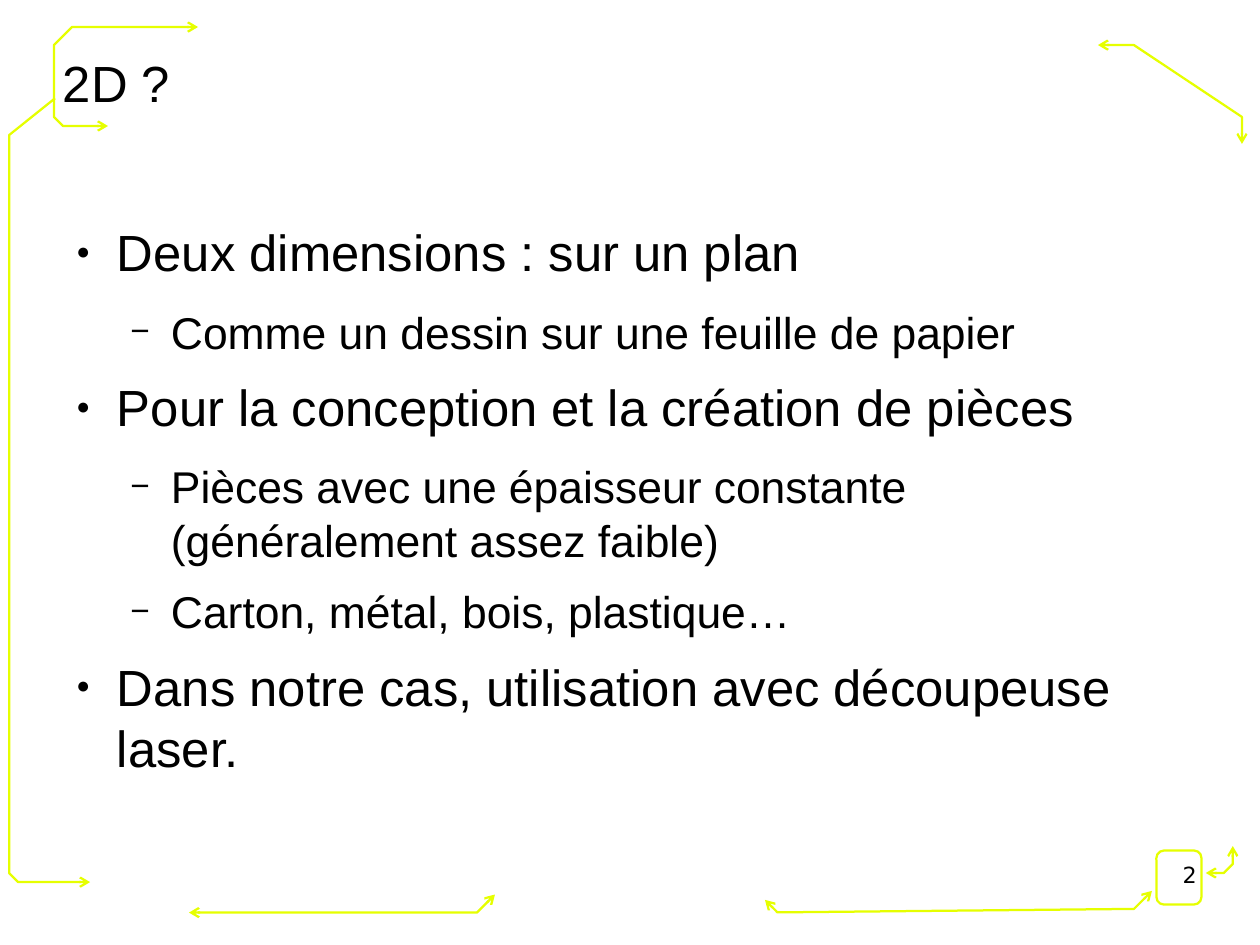
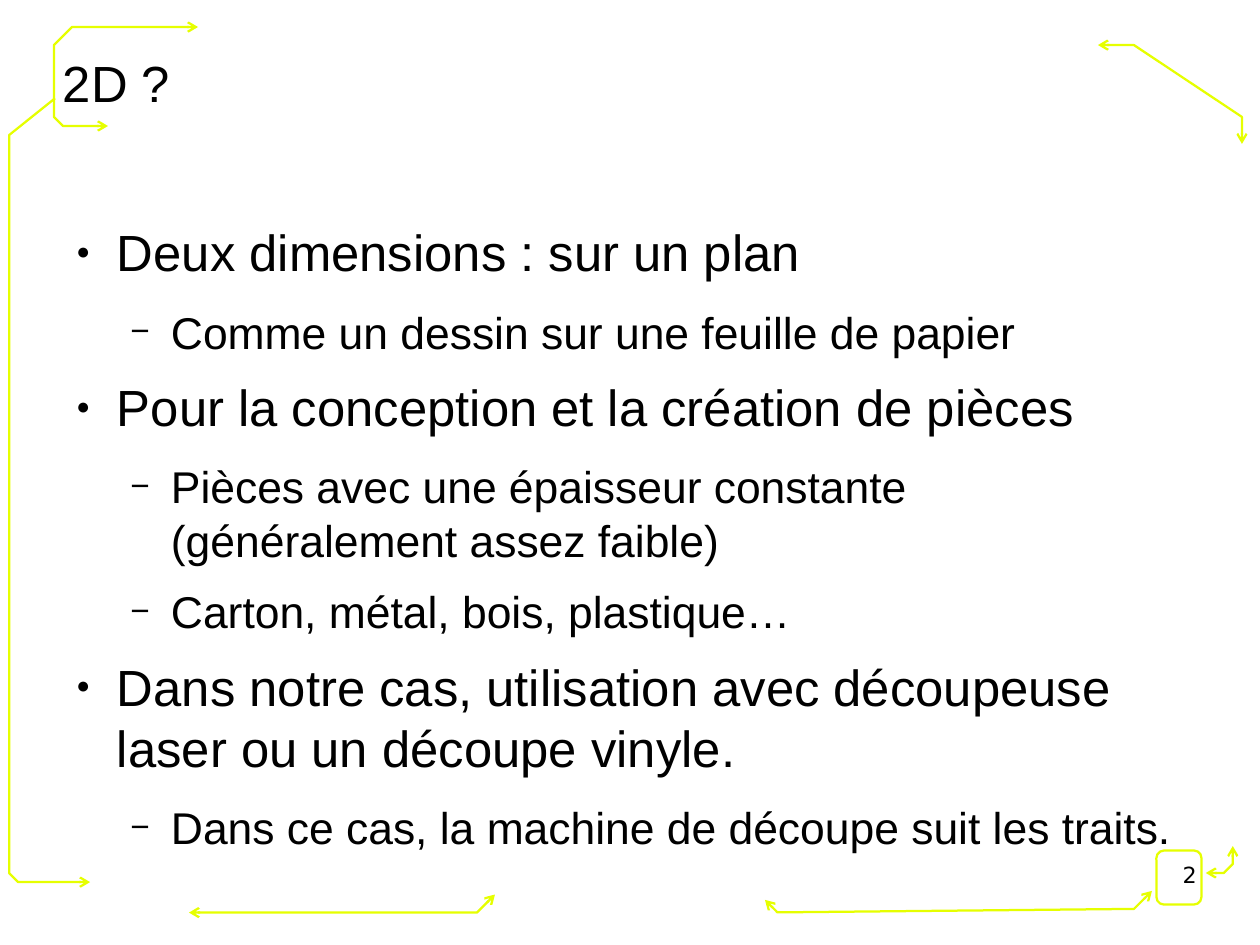
Before and after one commit to FablabLannion/Formation-Fondation-Orange, a slide deck: slide 2 of conception2D.odp. Drawn at 1260x945 pixels with LibreOffice and Linux fonts; fonts in the diff are those of the drawing; background and template pictures are left out. Boxes give left, top, right and bottom in pixels: in the first picture for what was removed or moved away, otherwise in the second. Text is boxed around its words. In the diff, an @@ line names an element or a change of style, - is before the commit and + after.

Commit message:
Fichiers à jour
Ajout formation Fablab inkscape laser

```diff
--- a/conception2D.odp
+++ b/conception2D.odp
@@ text at (117, 668, 1170, 853): text changed @@
-● Dans notre cas, utilisation avec découpeuse laser.
+● Dans notre cas, utilisation avec découpeuse laser ou un découpe vinyle.
+  − Dans ce cas, la machine de découpe suit les traits.
```
Also in this commit, not shown: 6 other slides changed, 7 slides added, 1 slide removed, 2 other files.
